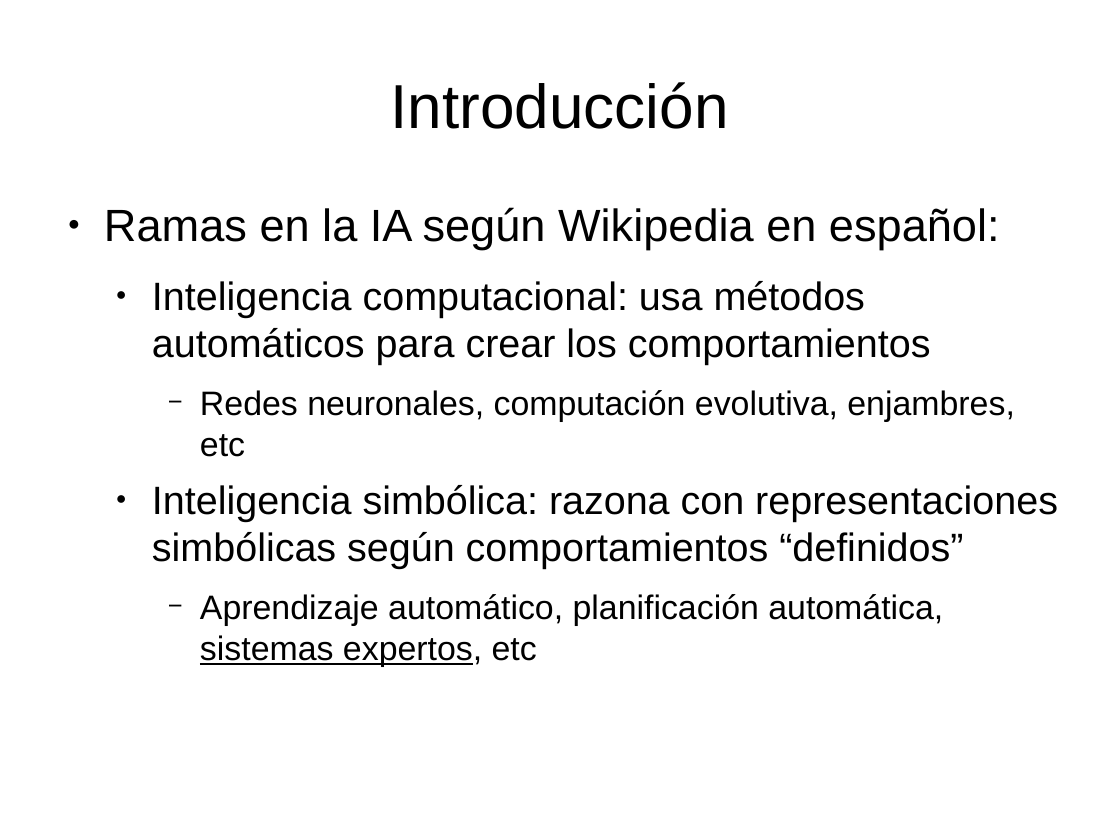
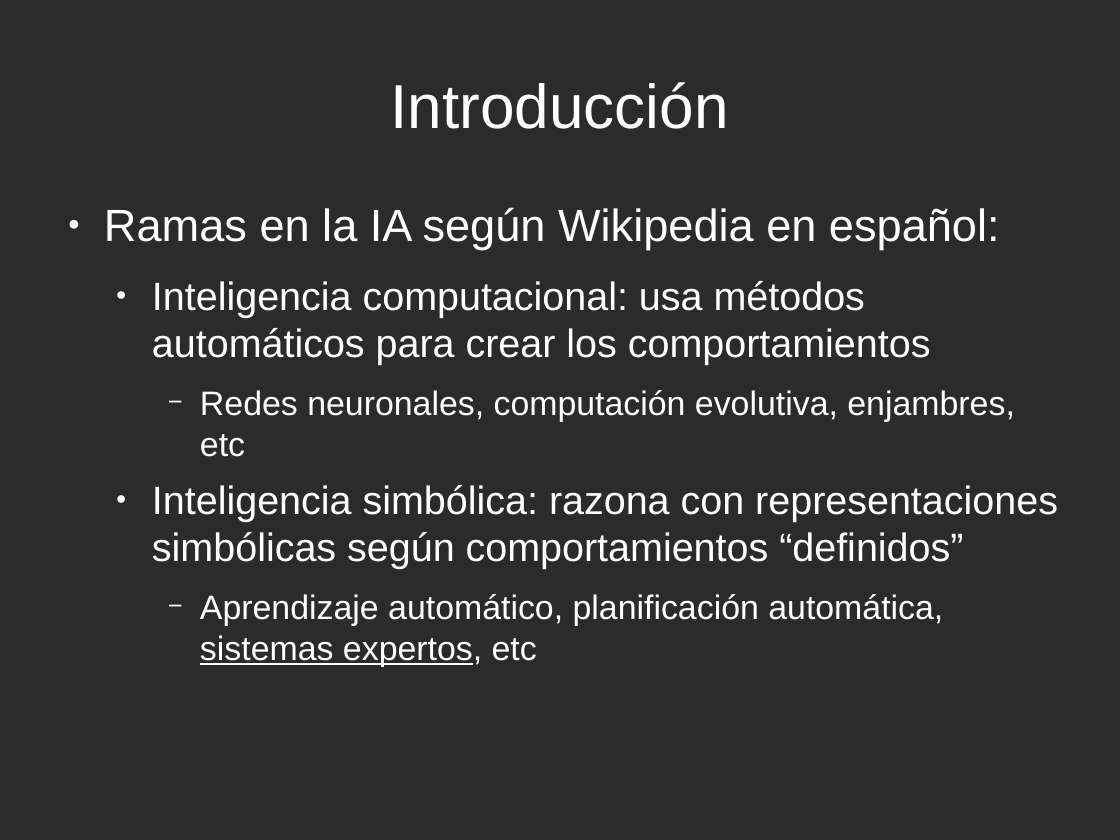
Before and after one commit to rompehielos013013013/gsiege, a slide deck: slide 4 of presentacion/expertoUCLM2014/SSEE-IA.odp. Drawn at 1120x840 pixels with LibreOffice and Linux fonts; fonts in the diff are those of the drawing; background and template pictures are left out; a plain dark background stands for a picture behind light text. Boxes give left, top, right and bottom in pixels: in the first picture for what was removed or moved away, otherwise in the second. Text is boxed around its words. In the diff, an @@ line names an element or a change of style, - is before the commit and + after.

```diff
--- a/presentacion/expertoUCLM2014/SSEE-IA.odp
+++ b/presentacion/expertoUCLM2014/SSEE-IA.odp
@@ background #FFFFFF to picture (left out) @@
@@ title "Introducción" at box(391, 82, 729, 129): text colour #000000 to #FFFFFF @@
@@ text "Ramas en la IA según ..." at box(104, 207, 1058, 667): text colour #000000 to #FFFFFF; bullet colour #000000 to #FFFFFF @@
```
Also in this commit, not shown: 22 other slides changed.
